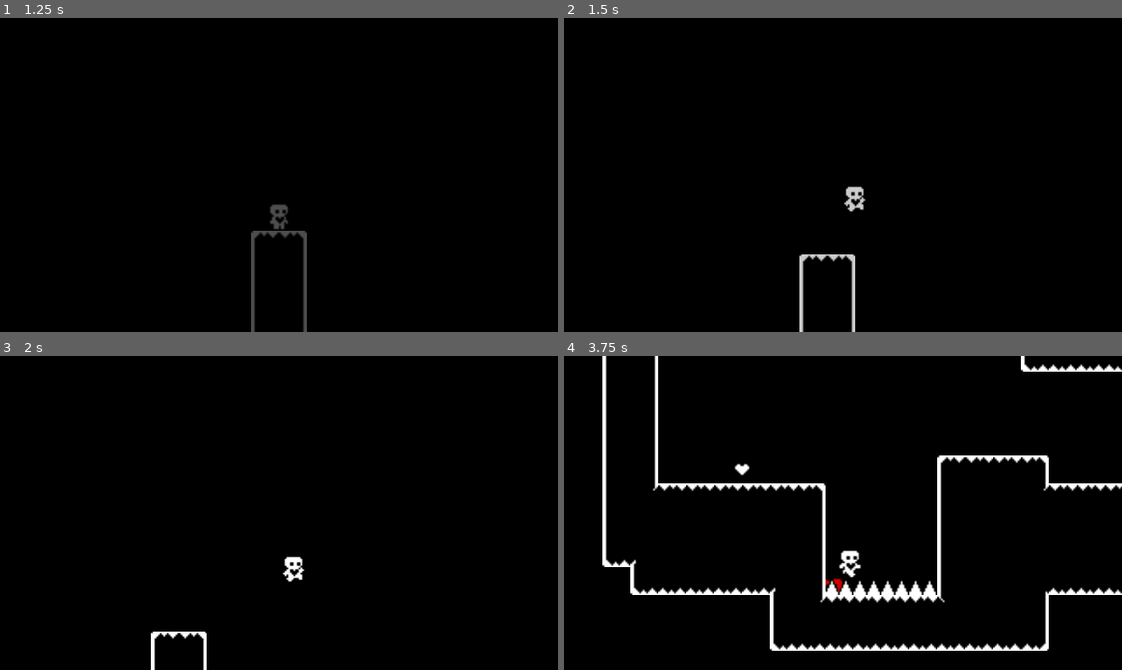
Above: before the commit, frames 1-4 (two rows, left to right).
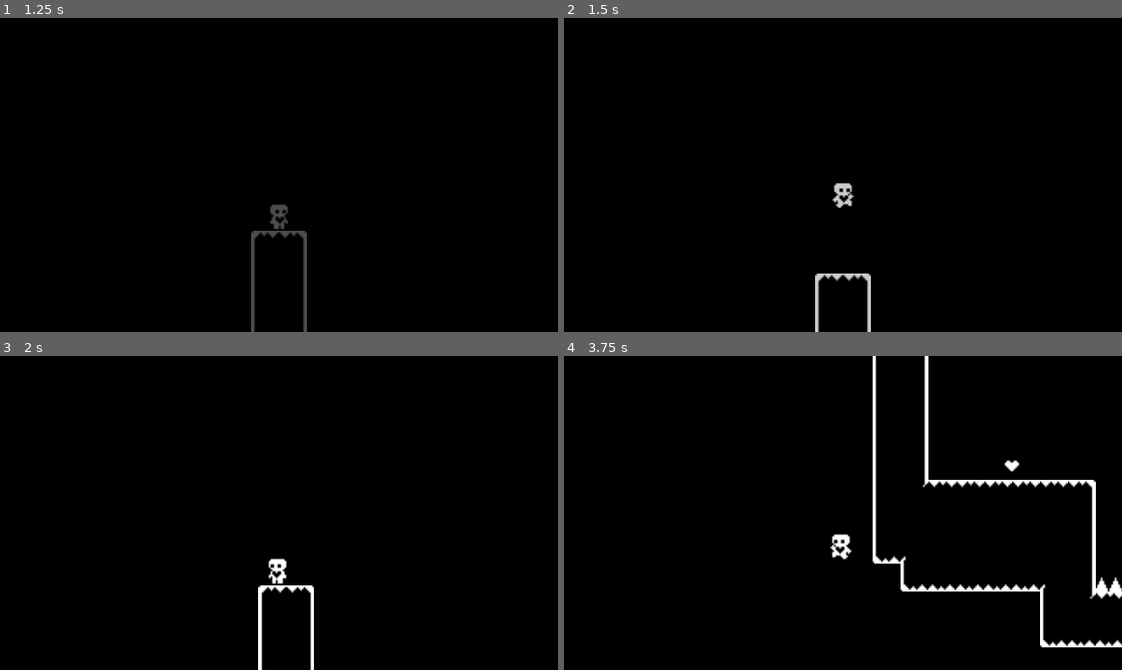
Above: after the commit, the same moments.

Repository: Mpprobst/BadIsGood
Game: Godot game, scene res://Scenes/UI/start_menu.tscn
Same seed, same stepped clock (60 frames per second), same inputs: the game is played once before the commit and once after it.
Inputs:
- Up to frame 1 (1.25 s): click "Start Game" at 0.5 s
- Up to frame 2 (1.5 s): tap Enter at 1.25 s; hold Right (ui_right) from 1.28 s (still down); tap Up (ui_up) at 1.35 s
- Up to frame 3 (2 s): keep holding Right (ui_right); tap Up (ui_up) at 1.52, 1.82 s
- Up to frame 4 (3.75 s): tap Up (ui_up) at 2.1, 2.27, 2.57, 2.85, 3.6 s; release Right (ui_right) at 2.78 s; hold Left (ui_left) 2.78-3.53 s; hold Right (ui_right) from 3.53 s (still down)

Frame 1 is identical in both runs. In frame 2, 1.3% of the frame differs, in the area x 42-55%, y 52-100%; in frame 3, 1.2%; in frame 4, 8.8%, in the area x 6-100%, y 0-94%.

Commit message:
Initial input randomization

Diff:
--- a/Scripts/player.gd
+++ b/Scripts/player.gd
@@ -9,6 +9,8 @@
 var air_jump = false
 var just_wall_jumped = false
 var dying = false
+var input_actions = ["Move_Left", "Move_Right", "Jump"]
+var used_buttons = []
 
 var gravity = ProjectSettings.get_setting("physics/2d/default_gravity")
 @onready var animated_sprite_2d = $AnimatedSprite2D
@@ -17,7 +19,48 @@
 
 @export var corpse_scene : PackedScene
 
+var move_val = 0
+var has_moved_left = false
+var has_moved_right = false
+
 signal player_died
+
+func _ready():
+	reset()
+
+func reset():
+	dying = false
+	rotation = 0
+	global_position = starting_position
+	input_actions = ["Move_Left", "Move_Right", "Jump"]
+	used_buttons = []
+	velocity = Vector2.ZERO
+	move_val = 0
+	has_moved_left = false
+	has_moved_right = false
+
+	for action in input_actions:
+		InputMap.action_erase_events(action)
+	# TODO: maybe set the kill key to some random key?
+
+func _unhandled_key_input(event):
+	print(len(input_actions))
+	if event.is_pressed() and len(input_actions) > 0 and not used_buttons.has(event.as_text()):
+		# set an input randomly
+		var rand = randi_range(0, len(input_actions)-1)
+		var action = input_actions[rand]
+		InputMap.action_add_event(action, event)
+		# physics_process wont be called here
+		if action == "Jump":
+			handle_jump()
+		elif action == "Move_Left":
+			move_val = -1
+		elif action == "Move_Right":
+			move_val = 1
+
+		print("map " + event.as_text() + " to " + action)
+		input_actions.remove_at(rand)
+		used_buttons.append(event.as_text())
 
 func _physics_process(delta):
 	apply_gravity(delta)
@@ -25,15 +68,14 @@
 		kill()
 
 	if not dying:
-		handle_wall_jump()
-		handle_jump()
+		if Input.is_action_just_pressed("Jump"):
+			handle_wall_jump()
+			handle_jump()
 
-		var input_axis = Input.get_axis("ui_left", "ui_right")
-		handle_acceleration(input_axis, delta)
-		handle_air_acceleration(input_axis, delta)
-		apply_friction(input_axis, delta)
-		apply_air_resistance(input_axis, delta)
-		update_animations(input_axis)
+		# TODO: need to know when the active direction has received input from here
+		#		then we can set the move_val = 0
+		move_val = Input.get_axis("Move_Left", "Move_Right")
+		move(move_val, delta)
 	elif is_on_floor():
 		die()
 		return
@@ -45,6 +87,13 @@
 		coyote_jump_timer.start()
 	just_wall_jumped = false
 
+func move(input_axis, delta):
+	handle_acceleration(input_axis, delta)
+	handle_air_acceleration(input_axis, delta)
+	apply_friction(input_axis, delta)
+	apply_air_resistance(input_axis, delta)
+	update_animations(input_axis)
+
 func apply_gravity(delta):
 	if not is_on_floor():
 		velocity.y += gravity * movement_data.gravity_scale * delta
@@ -53,22 +102,20 @@
 	if not is_on_wall_only(): return
 	var wall_normal = get_wall_normal()
 
-	if Input.is_action_just_pressed("ui_up"):
-		velocity.x = wall_normal.x * movement_data.speed
-		velocity.y = movement_data.jump_velocity
-		just_wall_jumped = true
+	velocity.x = wall_normal.x * movement_data.speed
+	velocity.y = movement_data.jump_velocity
+	just_wall_jumped = true
 
 func handle_jump():
 	if is_on_floor(): air_jump = true
 
 	if is_on_floor() or coyote_jump_timer.time_left > 0.0:
-		if Input.is_action_just_pressed("ui_up"):
 			velocity.y = movement_data.jump_velocity
 	elif not is_on_floor():
-		if Input.is_action_just_released("ui_up") and velocity.y < movement_data.jump_velocity / 2:
+		if  velocity.y < movement_data.jump_velocity / 2:
 			velocity.y = movement_data.jump_velocity / 2
 
-		if Input.is_action_just_pressed("ui_up") and air_jump and not just_wall_jumped:
+		if air_jump and not just_wall_jumped:
 			velocity.y = movement_data.jump_velocity * 0.8
 			air_jump = false
 
@@ -108,13 +155,12 @@
 	die()
 
 func kill():
+	dying = true
 	rotation = deg_to_rad(90)
-	dying = true
 
 func die():
+	rotation = deg_to_rad(90)
 	player_died.emit(position)
 	await get_tree().create_timer(1.0).timeout
-	dying = false
-	rotation = 0
-	global_position = starting_position
+	reset()
 	# TODO: bug here where we can start on top of a corpse
--- a/project.godot
+++ b/project.godot
@@ -44,6 +44,21 @@
 "events": [Object(InputEventKey,"resource_local_to_scene":false,"resource_name":"","device":-1,"window_id":0,"alt_pressed":false,"shift_pressed":false,"ctrl_pressed":false,"meta_pressed":false,"pressed":false,"keycode":0,"physical_keycode":75,"key_label":0,"unicode":107,"echo":false,"script":null)
 ]
 }
+Move_Left={
+"deadzone": 0.5,
+"events": [Object(InputEventKey,"resource_local_to_scene":false,"resource_name":"","device":-1,"window_id":0,"alt_pressed":false,"shift_pressed":false,"ctrl_pressed":false,"meta_pressed":false,"pressed":false,"keycode":0,"physical_keycode":4194319,"key_label":0,"unicode":0,"echo":false,"script":null)
+]
+}
+Move_Right={
+"deadzone": 0.5,
+"events": [Object(InputEventKey,"resource_local_to_scene":false,"resource_name":"","device":-1,"window_id":0,"alt_pressed":false,"shift_pressed":false,"ctrl_pressed":false,"meta_pressed":false,"pressed":false,"keycode":0,"physical_keycode":4194321,"key_label":0,"unicode":0,"echo":false,"script":null)
+]
+}
+Jump={
+"deadzone": 0.5,
+"events": [Object(InputEventKey,"resource_local_to_scene":false,"resource_name":"","device":-1,"window_id":0,"alt_pressed":false,"shift_pressed":false,"ctrl_pressed":false,"meta_pressed":false,"pressed":false,"keycode":0,"physical_keycode":4194320,"key_label":0,"unicode":0,"echo":false,"script":null)
+]
+}
 
 [layer_names]
 
